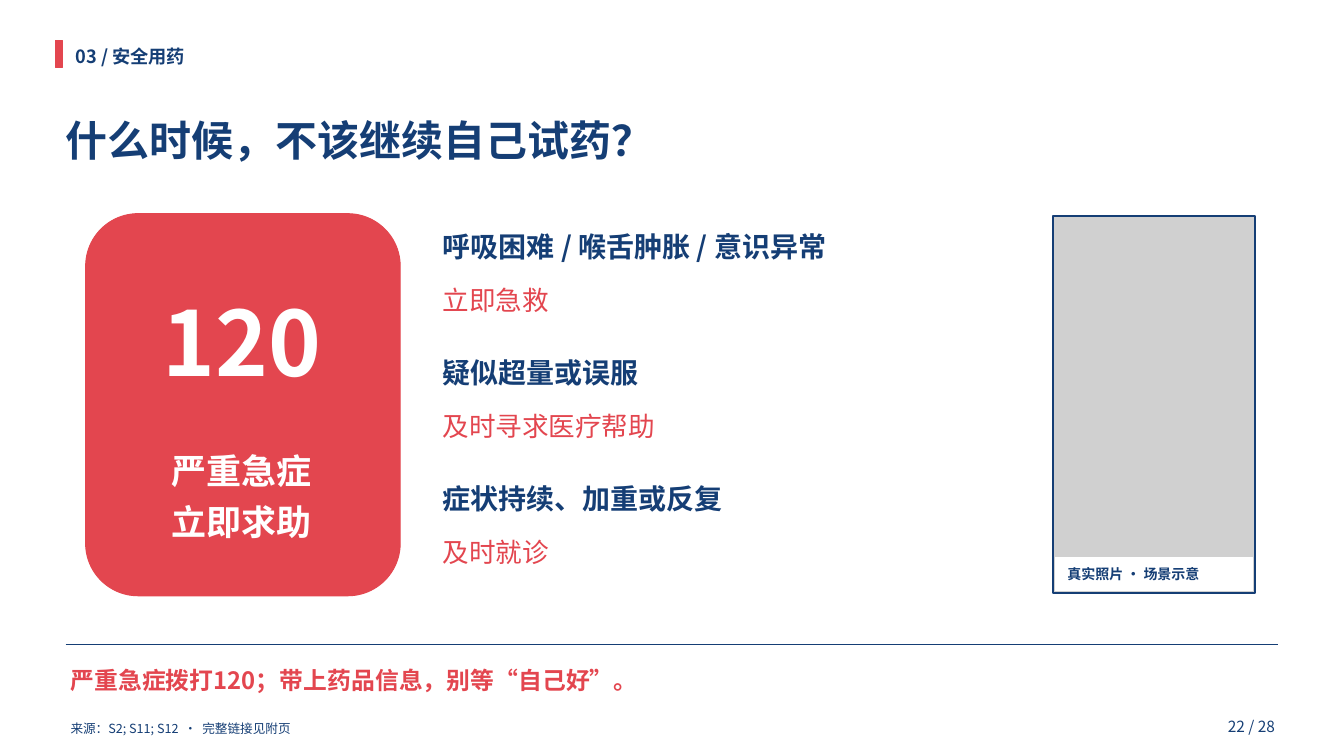
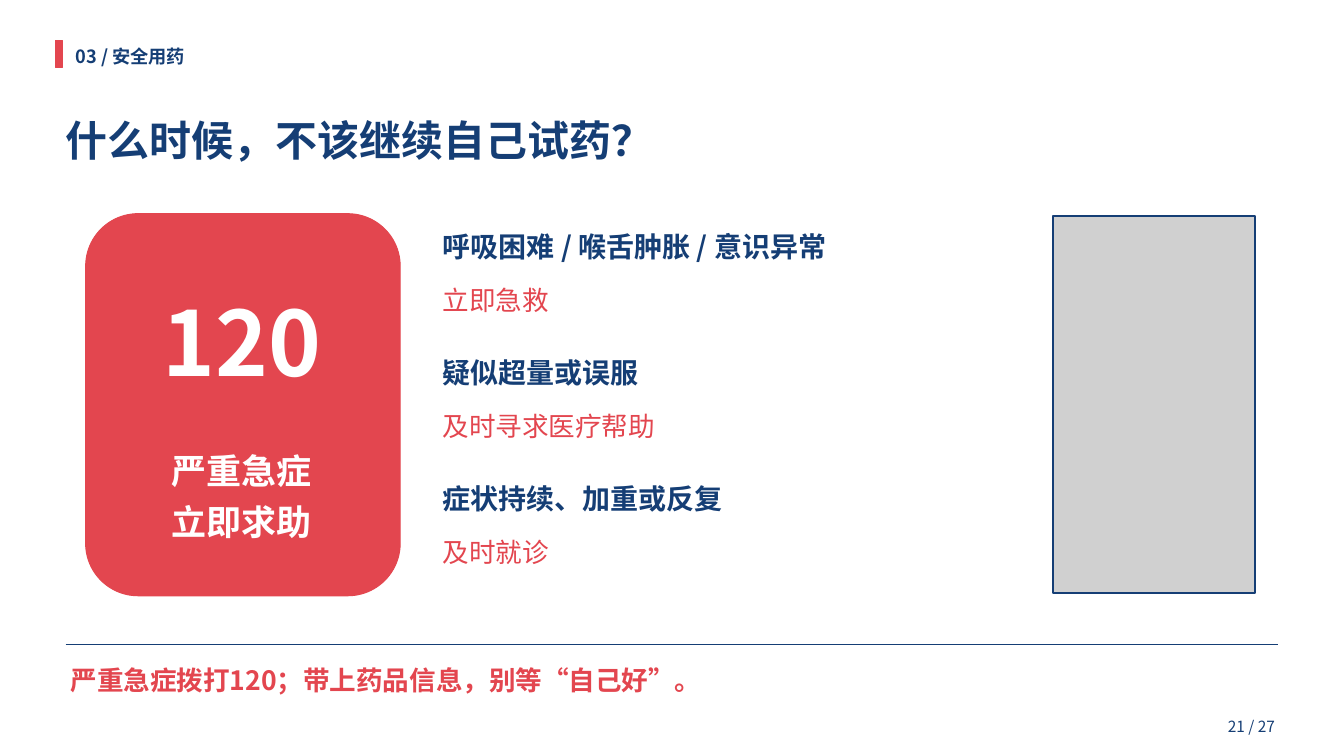
Before and after one commit to HOU-snowyfly/PPTbuilder, a slide deck: slide 21 of 交付文件/合理用药_双人35分钟.pptx (slide 22 before the commit). Drawn at 1344x756 pixels with LibreOffice and Linux fonts; fonts in the diff are those of the drawing; grey boxes stand for pictures. Boxes give left, top, right and bottom in pixels: in the first picture for what was removed or moved away, otherwise in the second. Text is boxed around its words. In the diff, an @@ line names an element or a change of style, - is before the commit and + after.

```diff
--- a/交付文件/合理用药_双人35分钟.pptx
+++ b/交付文件/合理用药_双人35分钟.pptx
@@ rectangle removed at <box>1056,558,1253,591</box> @@
@@ text removed at <box>1067,567,1200,581</box> @@
-真实照片 · 场景示意
@@ text "严重急症拨打120；带上药品信息，别等“自己好”。" at <box>71,667,702,695</box>: size 17 to 19 pt @@
@@ text removed at <box>71,722,290,735</box> @@
-来源：S2; S11; S12 · 完整链接见附页
@@ text at <box>1228,720,1275,732</box>: text changed @@
-22 / 28
+21 / 27
```
Also in this commit, not shown: 29 other slides changed, 1 slide removed, 1 other file.
